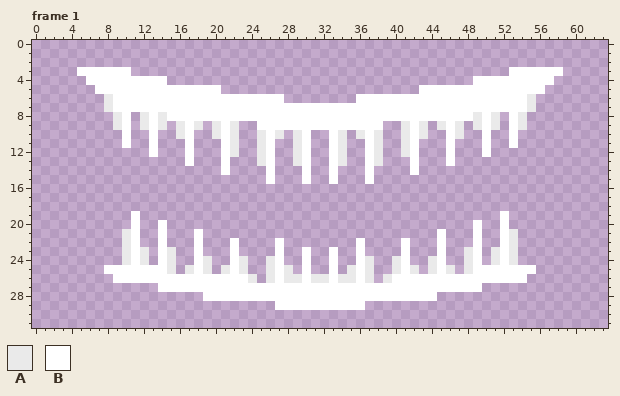
Pixel-art file: Aseprite/Croco_Bite.aseprite. The first picture shows the starting point.
64x32 pixels, 2 frames. Shown: frame 1. The commit also changed other frames, which this record leaves out.
Palette (. is transparent): A #eaeaea  B #ffffff
Pixels before, frame 1, first column x 5:
 3 BBBBBB..........................................BBBBBB
 4 .BBBBBBBBB..................................BBBBBBBBB.
 5 ..BBBBBBBBBBBBBB......................BBBBBBBBBBBBBB..
 6 ...ABBBBBBBBBBBBBBBBBBB........BBBBBBBBBBBBBBBBBBBA...
 7 ...ABBBBBBBBBBBBBBBBBBBBBBBBBBBBBBBBBBBBBBBBBBBBBBA...
 8 ....AB.ABABBBBBBBBBBBBBBBBBBBBBBBBBBBBBBBBBBABA.BA....
 9 ....AB.ABA.ABA.ABA..BBBBBBBBBBBBBB..ABA.ABA.ABA.BA....
10 .....B..B..AB..ABA..ABA.AB..BA.ABA..ABA..BA..B..B.....
11 .....B..B...B...BA..AB..AB..BA..BA..AB...B...B..B.....
12 ........B...B...BA..AB..AB..BA..BA..AB...B...B........
13 ............B...B...AB..AB..BA..BA...B...B............
14 ................B....B...B..B...B....B................
15 .....................B...B..B...B.....................
16 ......................................................
17 ......................................................
18 ......................................................
19 ......B........................................B......
20 ......B..B..................................B..B......
21 .....AB..B...B..........................B...B..BA.....
22 .....AB..B...B...B....B........B....B...B...B..BA.....
23 .....ABA.BA..B...B....B..B..B..B....B...B..AB.ABA.....
24 .....ABA.BA..BA..BA..AB..B..B..BA..AB..AB..AB.ABA.....
25 ...BBBBBBBA.ABA.ABA..ABA.B..B.ABA..ABA.ABA.ABBBBBBB...
26 ....BBBBBBBBBBBBBBBA.ABAABAABAABA.ABBBBBBBBBBBBBBB....
27 .........BBBBBBBBBBBBBBBBBBBBBBBBBBBBBBBBBBBB.........
28 ..............BBBBBBBBBBBBBBBBBBBBBBBBBB..............
29 ......................BBBBBBBBBB......................
And afterwards:
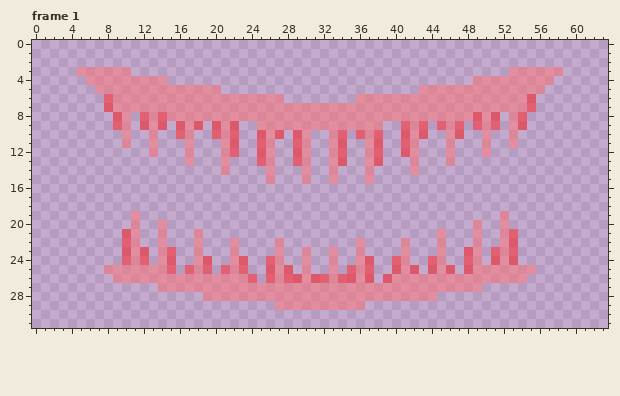
Change:
layer "레이어 1" opacity 100% -> 50%
Colour A changes from #eaeaea to #ff161680.
Colour B changes from #ffffff to #ff737380.
Boxes around the changes in both pictures, in picture pixels (x1, y1, x2, y2):
changed: (77, 67, 563, 184)
changed: (104, 211, 536, 310)
